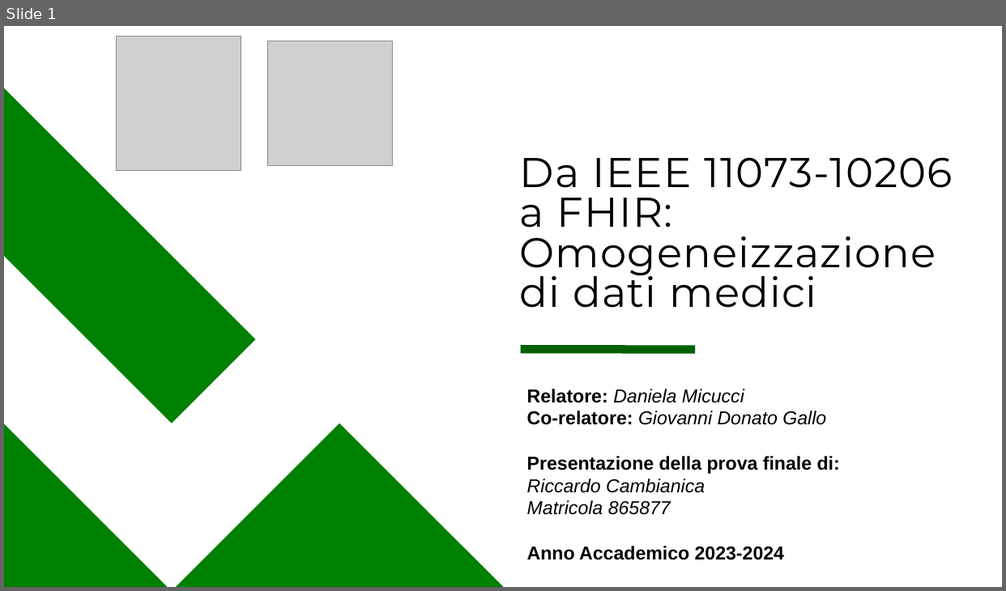
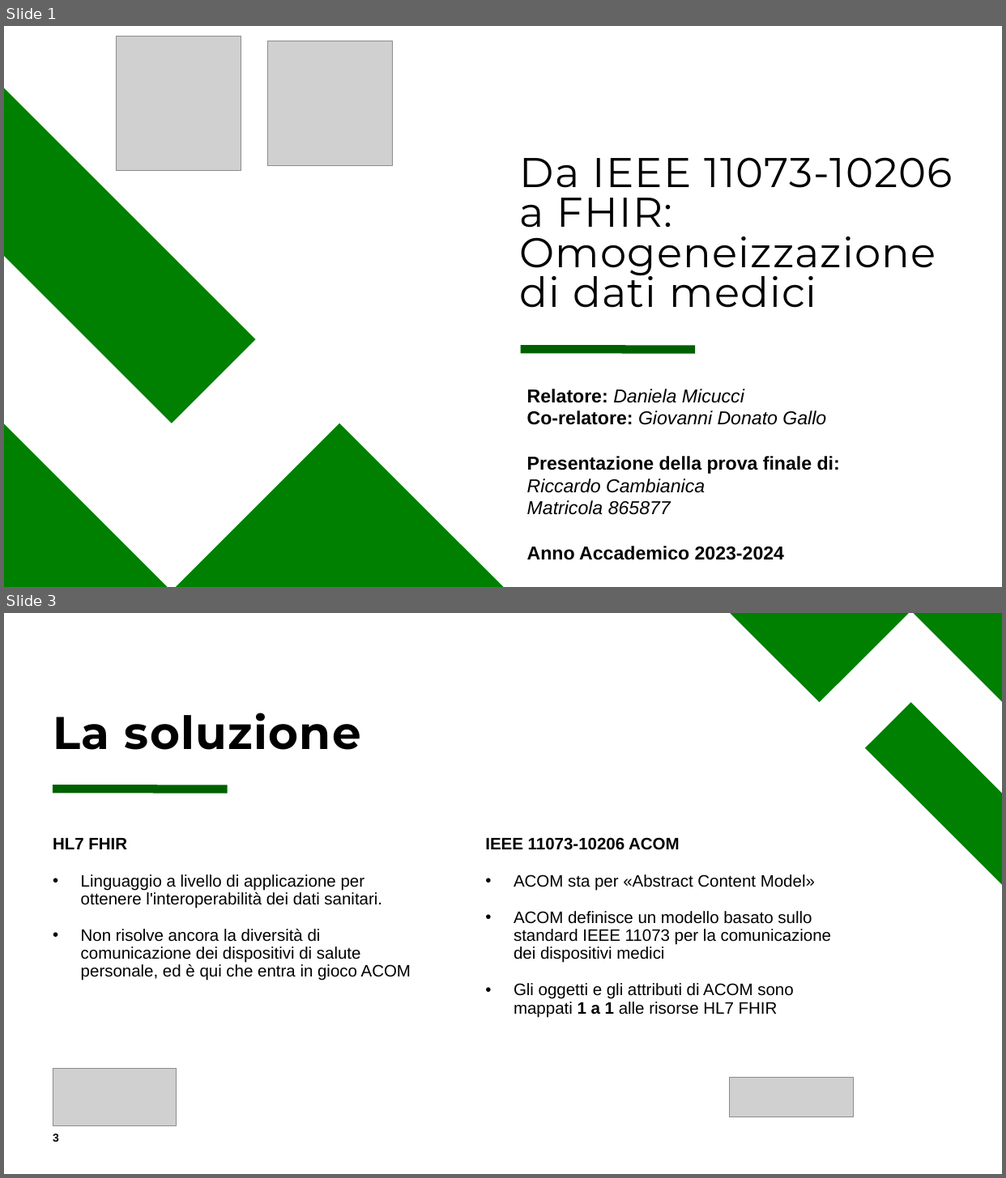
Before and after one commit to rcambianica/Stage, a slide deck: Relazione/Da IEEE 11073-10206 a FHIR.pptx. Shown one above the other, each under a label of ours: slide 1 before the commit, slides 1 and 3 after it; the slides between them are not shown. The pictures are 1006x591 and 1006x1178 pixels, drawn with LibreOffice and Linux fonts; fonts in the diff are those of the drawing; grey boxes stand for pictures. Boxes give left, top, right and bottom in pixels: in the first picture for what was removed or moved away, otherwise in the second. Text is boxed around its words. In the diff, an @@ line names an element or a change of style, - is before the commit and + after.

```diff
--- a/Relazione/Da IEEE 11073-10206 a FHIR.pptx
+++ b/Relazione/Da IEEE 11073-10206 a FHIR.pptx
@@ slide 3 added at (x1=4, y1=613, x2=1002, y2=1174), background #FFFFFF @@
@@ freeform shape added at (x1=731, y1=613, x2=909, y2=702), fill #008000 @@
@@ freeform shape added at (x1=914, y1=613, x2=1002, y2=702), fill #008000 @@
@@ freeform shape added at (x1=865, y1=702, x2=1002, y2=884), fill #008000 @@
@@ title added at (x1=53, y1=713, x2=361, y2=750), 44 pt, text #000000, bold @@
+La soluzione
@@ line added from (53, 789) to (227, 789), #006000 8 pt @@
@@ text added at (x1=53, y1=838, x2=411, y2=981), 16 pt, text #000000 @@
+HL7 FHIR
+• Linguaggio a livello di applicazione per ottenere l'interoperabilità dei dati sanitari.
+• Non risolve ancora la diversità di comunicazione dei dispositivi di salute personale, ed è qui che entra in gioco ACOM
@@ text added at (x1=485, y1=837, x2=832, y2=1017), 16 pt, text #000000 @@
+IEEE 11073-10206 ACOM
+• ACOM sta per «Abstract Content Model»
+• ACOM definisce un modello basato sullo standard IEEE 11073 per la comunicazione dei dispositivi medici
+• Gli oggetti e gli attributi di ACOM sono mappati 1 a 1 alle risorse HL7 FHIR
@@ picture added at (x1=53, y1=1069, x2=177, y2=1127) @@
@@ picture added at (x1=730, y1=1078, x2=853, y2=1118) @@
@@ page number added at (x1=53, y1=1134, x2=59, y2=1142), 11 pt, text #000000, bold @@
+3
```
Also in this commit, not shown: 5 other slides added, 2 slides removed, 12 other files.
